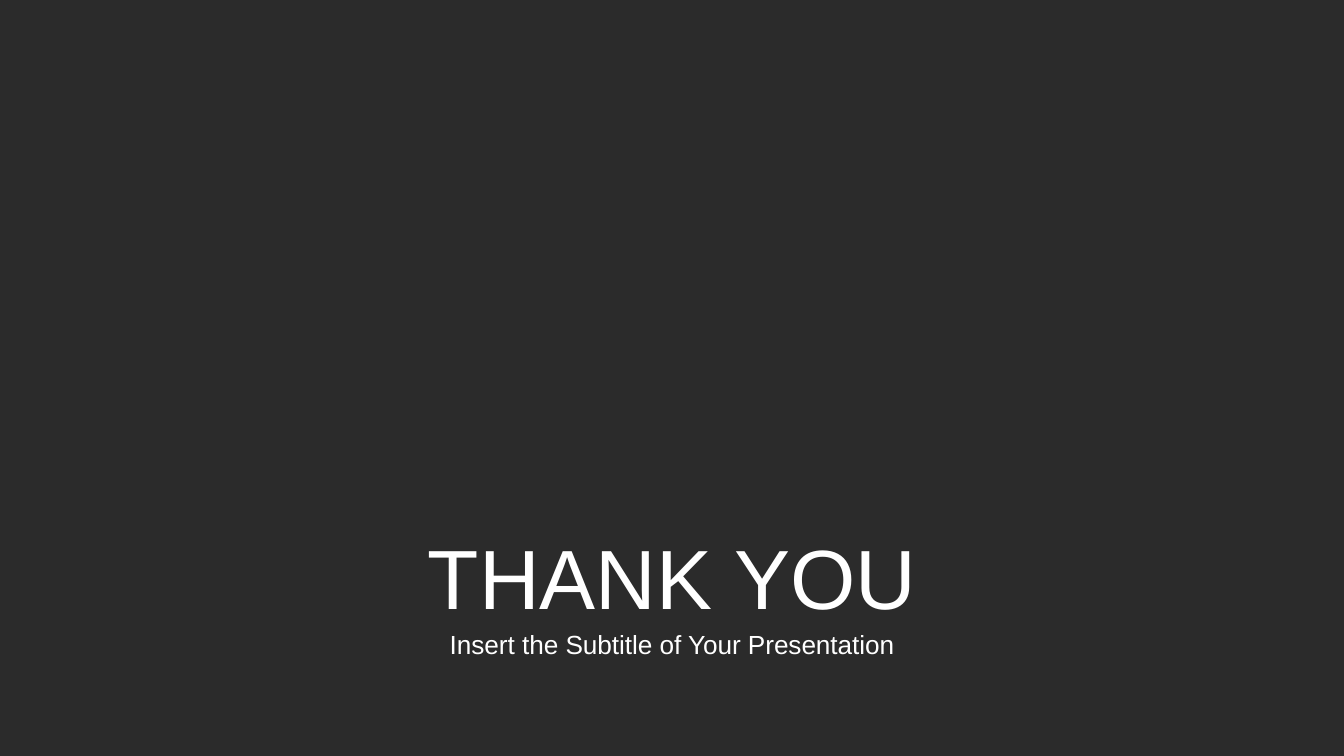
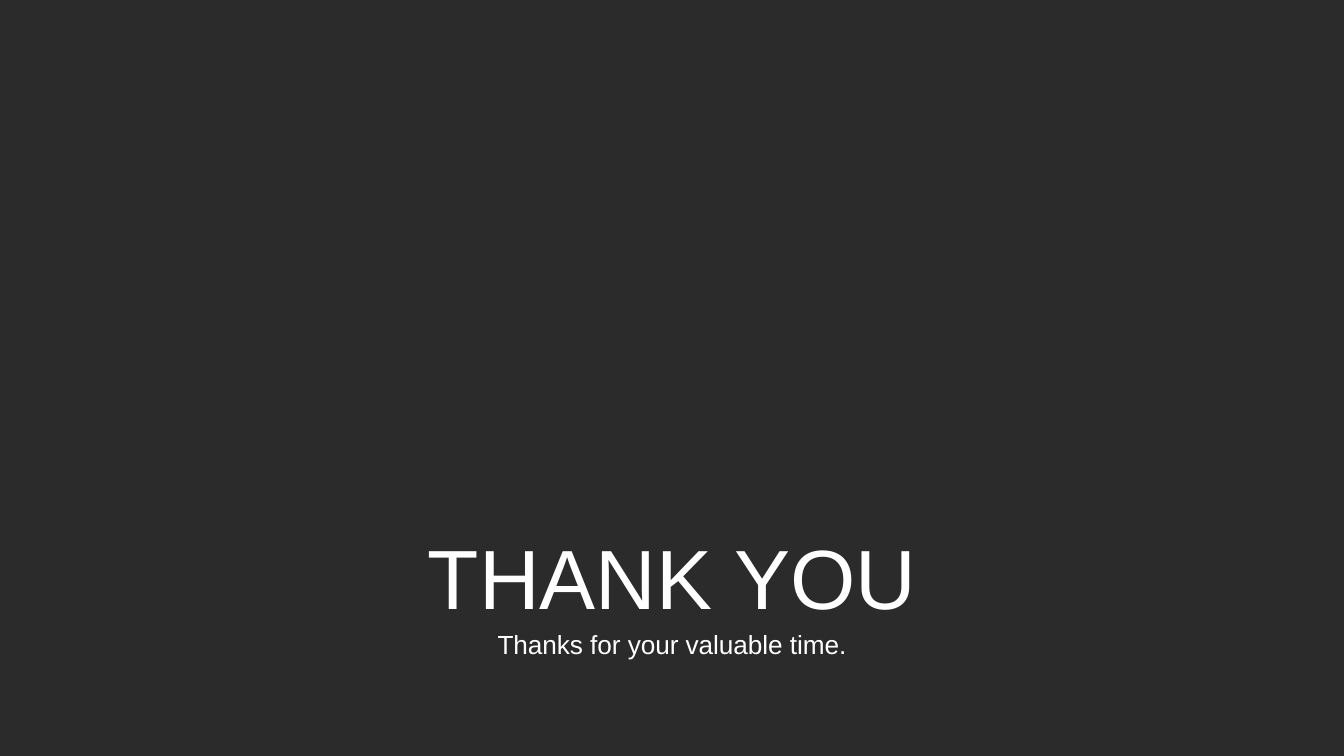
Before and after one commit to rayhanalshorif133/MSCSE-UIU, a slide deck: slide 10 of CSE-6159-SSA/ProTutorBD.pptx (slide 46 before the commit). Drawn at 1344x756 pixels with LibreOffice and Linux fonts; fonts in the diff are those of the drawing; background and template pictures are left out; a plain dark background stands for a picture behind light text. Boxes give left, top, right and bottom in pixels: in the first picture for what was removed or moved away, otherwise in the second. Text is boxed around its words. In the diff, an @@ line names an element or a change of style, - is before the commit and + after.

```diff
--- a/CSE-6159-SSA/ProTutorBD.pptx
+++ b/CSE-6159-SSA/ProTutorBD.pptx
@@ text at (498, 635, 846, 660): text changed @@
-Insert the Subtitle of Your Presentation
+Thanks for your valuable time.
```
Also in this commit, not shown: 5 other slides changed, 3 slides added, 43 slides removed, 3 other files.
